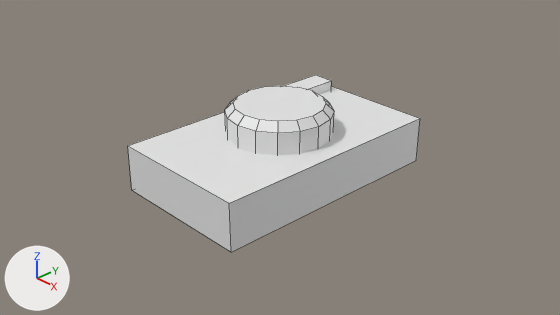
The Blender file Res/BlenderSrc/Button.blend, before and after one commit.
Rendered twice from the file's camera 'Camera'. Arrows for +X, +Y and +Z are at lower left; the lights stay in place. Mesh edges are drawn as thin lines.

The older version as bpy lines, for what is in view:
```python
me_cube_001 = bpy.data.meshes.new('Cube.001')
me_cube_001.from_pydata(...)  # a box spanning x -1.09..1.09, y -1.84..1.84, z -0.35..0.35
me_cube_002 = bpy.data.meshes.new('Cube.002')
me_cube_002.from_pydata(...)  # a box spanning x -0.973..-0.613, y 0.879..1.727, z 0.303..0.503
me_cylinder_001 = bpy.data.meshes.new('Cylinder.001')
me_cylinder_001.from_pydata(...)  # 48 vertices, 34 faces; spans x -0.77..0.77, y -0.77..0.77, z 0.29..0.79
ob_cube = bpy.data.objects.new('Cube', me_cube_001)
ob_cube.location = (0.0, 0.0, 0.0)
ob_cube_001 = bpy.data.objects.new('Cube.001', me_cube_002)
ob_cube_001.location = (0.0, 0.0, 0.0)
ob_cylinder = bpy.data.objects.new('Cylinder', me_cylinder_001)
ob_cylinder.location = (0.0, 0.0, 0.0)
```
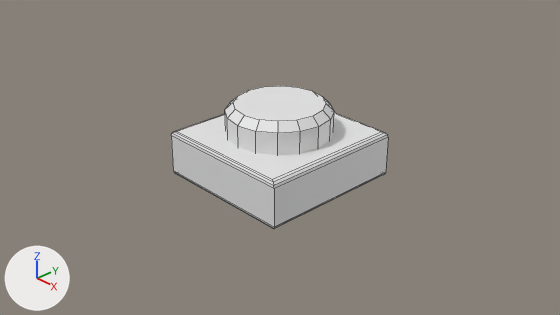
The newer file is also rescaled (x0.85), turned or shifted as a whole; pictures and numbers use the older file's frame.

Pixel boxes (x1, y1, x2, y2) of what changed, in the pictures (560 x 315 px):
'Cube', reshaped
    before: (128, 86, 420, 252)
    after: (171, 113, 388, 229)
'Cube.001', deleted
    before: (284, 75, 332, 94)

Patch to the scene script:
```diff
--- a/Res/BlenderSrc/Button.blend.py
+++ b/Res/BlenderSrc/Button.blend.py
@@ me_cube_001 @@
 # used by ob_cube; location = (0.0, 0.0, 0.0)
-me_cube_001.from_pydata(...)  # 8 vertices, 6 faces; spans x -1.09..1.09, y -1.84..1.84, z -0.35..0.35
+me_cube_001.from_pydata(...)  # 32 vertices, 30 faces; spans x -1.09..1.09, y -1.12..1.12, z -0.35..0.35
+# me_cube_001 part 1: the whole mesh is rebuilt
@@ ob_cube_001 @@
-ob_cube_001 = bpy.data.objects.new('Cube.001', me_cube_002)
-ob_cube_001.location = (0.0, 0.0, 0.0)
```
